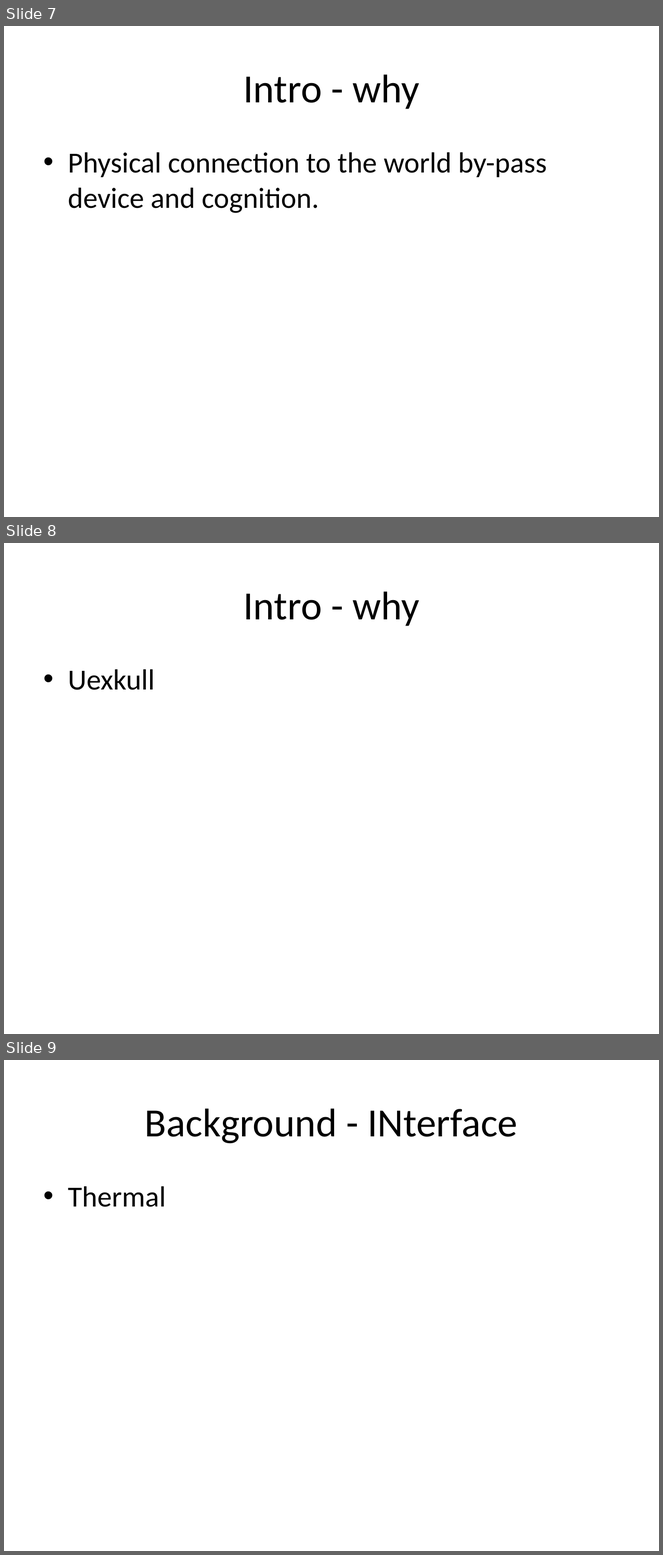
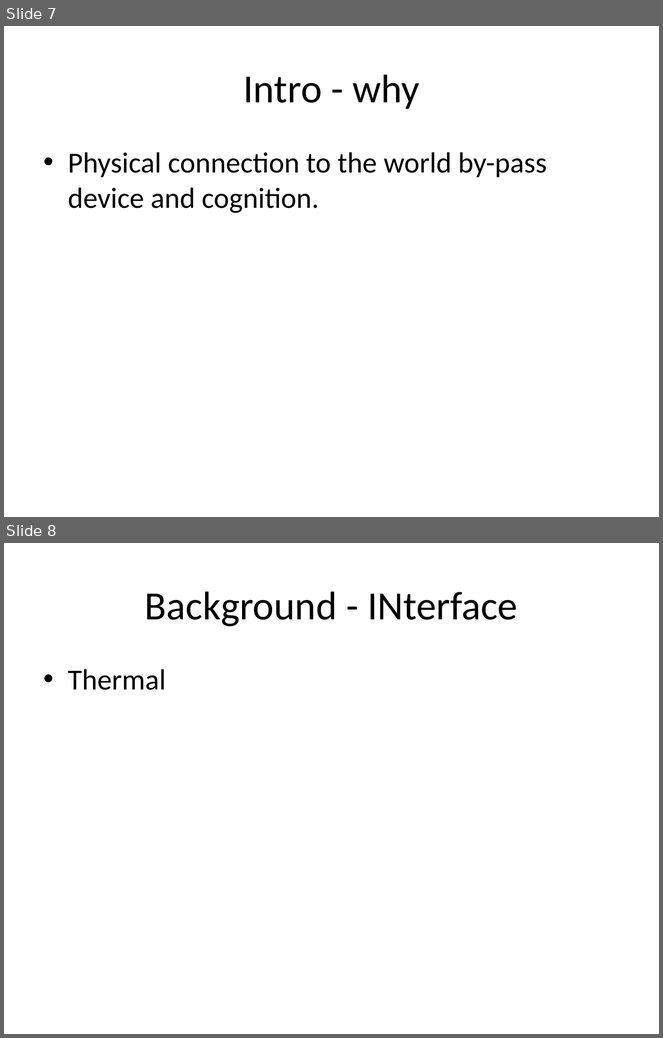
Before and after one commit to TitoAlfaro/PhDThesis, a slide deck: Presentations/Digital Synesthesia Proposal.pptx. Shown one above the other, each under a label of ours: slides 7, 8 and 9 before the commit, slides 7 and 8 after it. The pictures are 663x1555 and 663x1038 pixels, drawn with LibreOffice and Linux fonts; fonts in the diff are those of the drawing. Boxes give left, top, right and bottom in pixels: in the first picture for what was removed or moved away, otherwise in the second. Text is boxed around its words. In the diff, an @@ line names an element or a change of style, - is before the commit and + after.

```diff
--- a/Presentations/Digital Synesthesia Proposal.pptx
+++ b/Presentations/Digital Synesthesia Proposal.pptx
@@ slide 8 removed at (4,543,659,1034), background #FFFFFF @@
@@ title removed at (244,591,419,626) @@
-Intro - why
@@ text removed at (68,669,155,690) @@
-• Uexkull
@@ what was slide 9 is now slide 8 @@
```
Also in this commit, not shown: 1 slide added, 1 other file.
